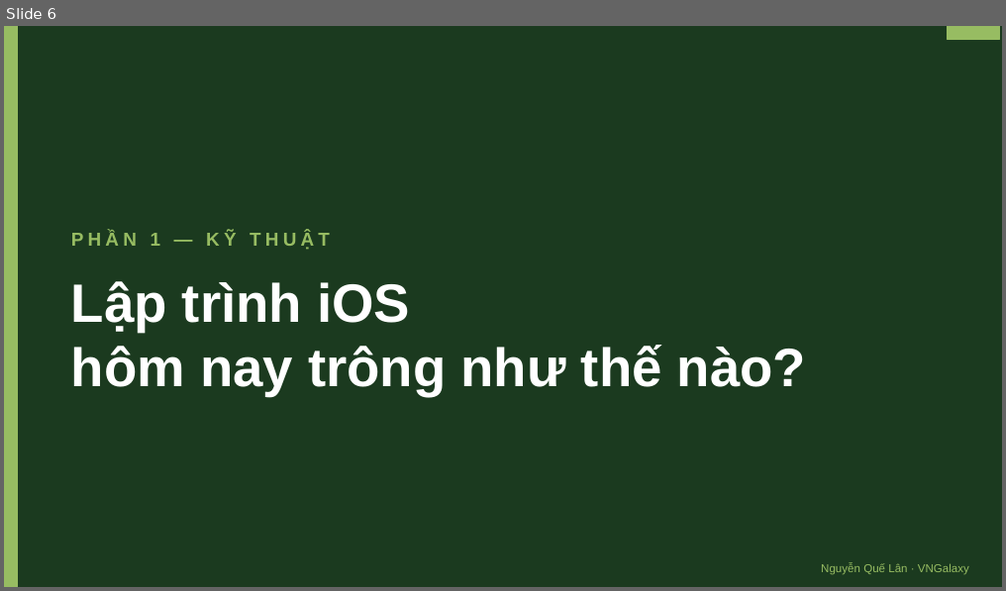
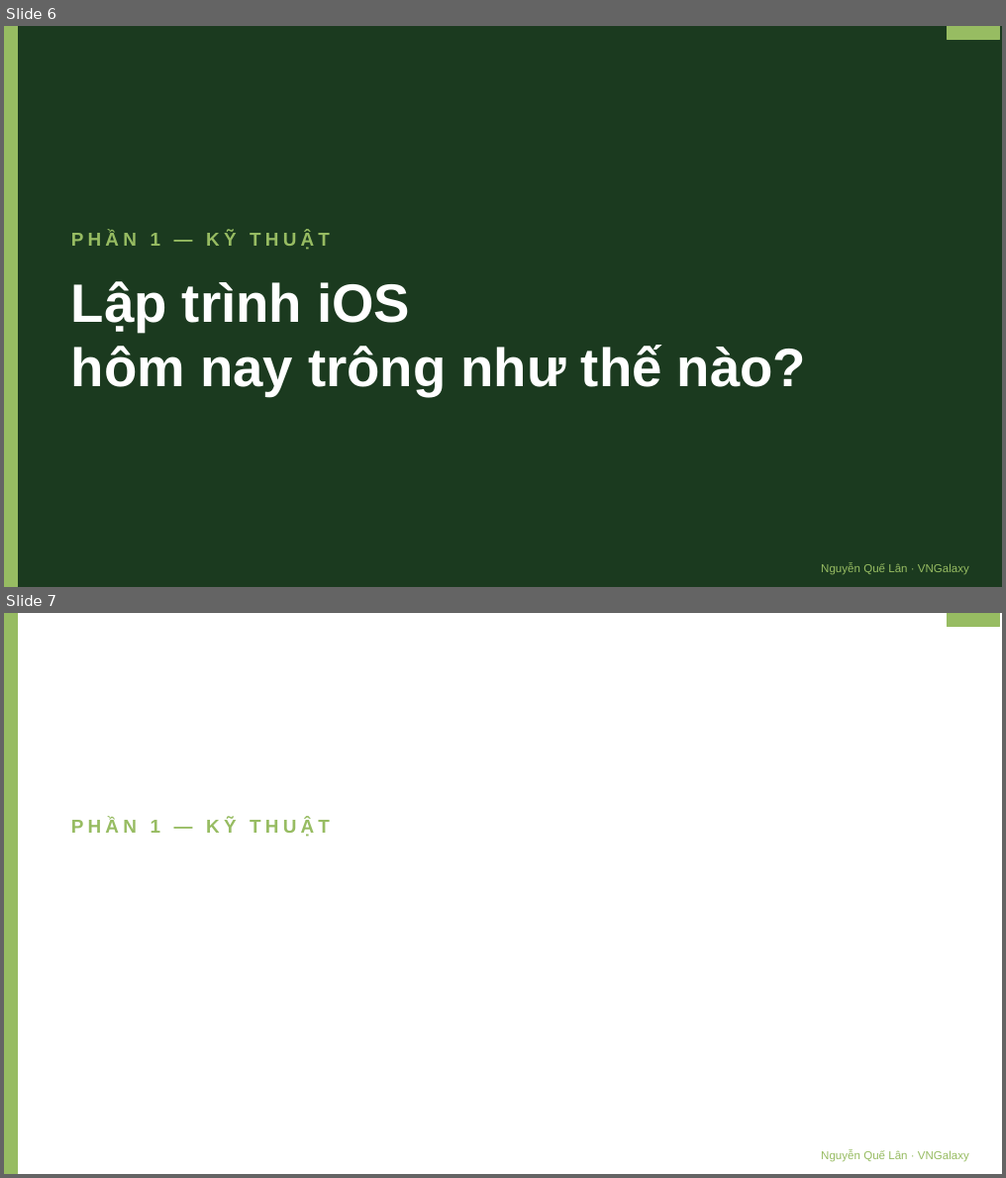
Before and after one commit to lantuyan/vku-semini-01, a slide deck: seminar-ios-vku-ca1.pptx. Shown one above the other, each under a label of ours: slide 6 before the commit, slides 6 and 7 after it. The pictures are 1006x591 and 1006x1178 pixels, drawn with LibreOffice and Linux fonts; fonts in the diff are those of the drawing. Boxes give left, top, right and bottom in pixels: in the first picture for what was removed or moved away, otherwise in the second. Text is boxed around its words. In the diff, an @@ line names an element or a change of style, - is before the commit and + after.

```diff
--- a/seminar-ios-vku-ca1.pptx
+++ b/seminar-ios-vku-ca1.pptx
@@ slide 7 added at [4,613,1002,1174], background #FFFFFF @@
@@ rectangle added at [4,613,18,1174], fill #97BC62, outline #97BC62 1 pt @@
@@ rectangle added at [947,613,1000,627], fill #97BC62, outline #97BC62 1 pt @@
@@ text added at [71,819,330,837], 18 pt, text #97BC62, bold @@
+PHẦN 1 — KỸ THUẬT
@@ text added at [821,1151,969,1162], 11 pt, text #97BC62 @@
+Nguyễn Quế Lân · VNGalaxy
```
Also in this commit, not shown: 2 other slides added, 24 other files.
